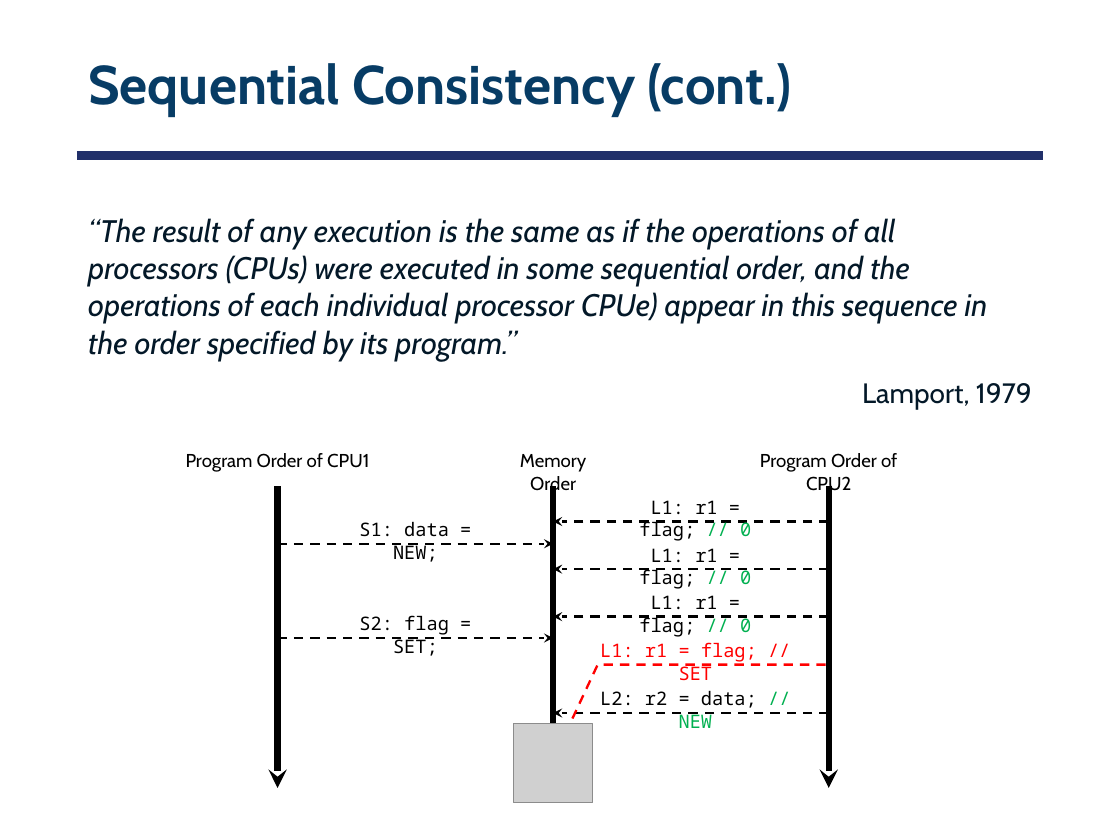
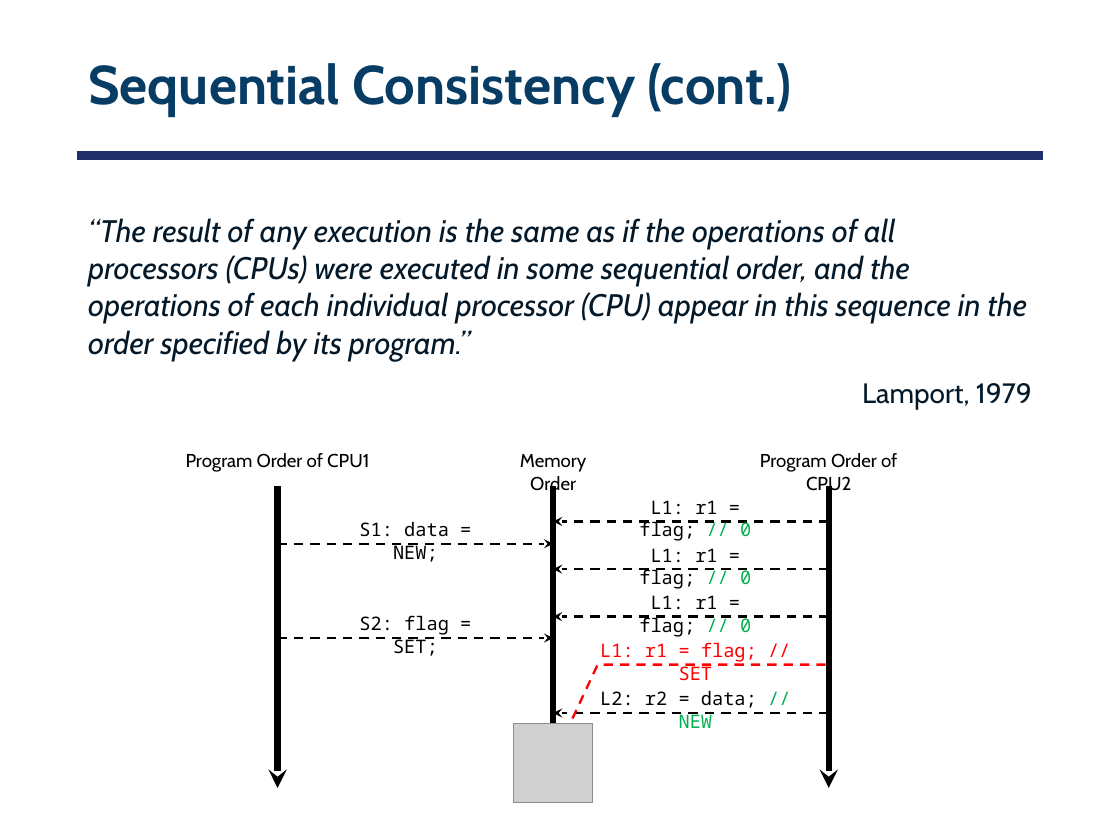
Before and after one commit to smajidzahedi/ECE350, a slide deck: slide 21 of 05-multiprocessor.pptx. Drawn at 1120x840 pixels with LibreOffice and Linux fonts; fonts in the diff are those of the drawing; grey boxes stand for pictures. Boxes give left, top, right and bottom in pixels: in the first picture for what was removed or moved away, otherwise in the second. Text is boxed around its words. In the diff, an @@ line names an element or a change of style, - is before the commit and + after.

```diff
--- a/05-multiprocessor.pptx
+++ b/05-multiprocessor.pptx
@@ text at [88, 218, 1027, 361]: text changed @@
-“The result of any execution is the same as if the operations of all processors (CPUs) were executed in some sequential order, and the operations of each individual processor CPUe) appear in this sequence in the order specified by its program.”
+“The result of any execution is the same as if the operations of all processors (CPUs) were executed in some sequential order, and the operations of each individual processor (CPU) appear in this sequence in the order specified by its program.”
```
Also in this commit, not shown: 1 other slide changed, 1 other file.
